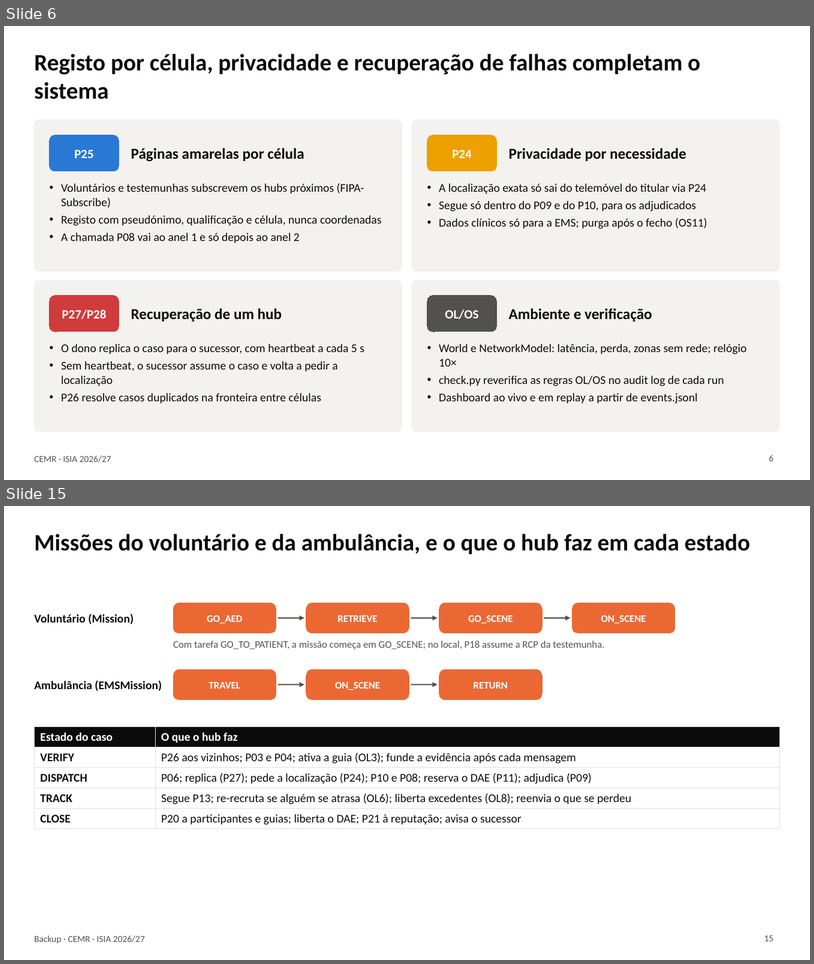
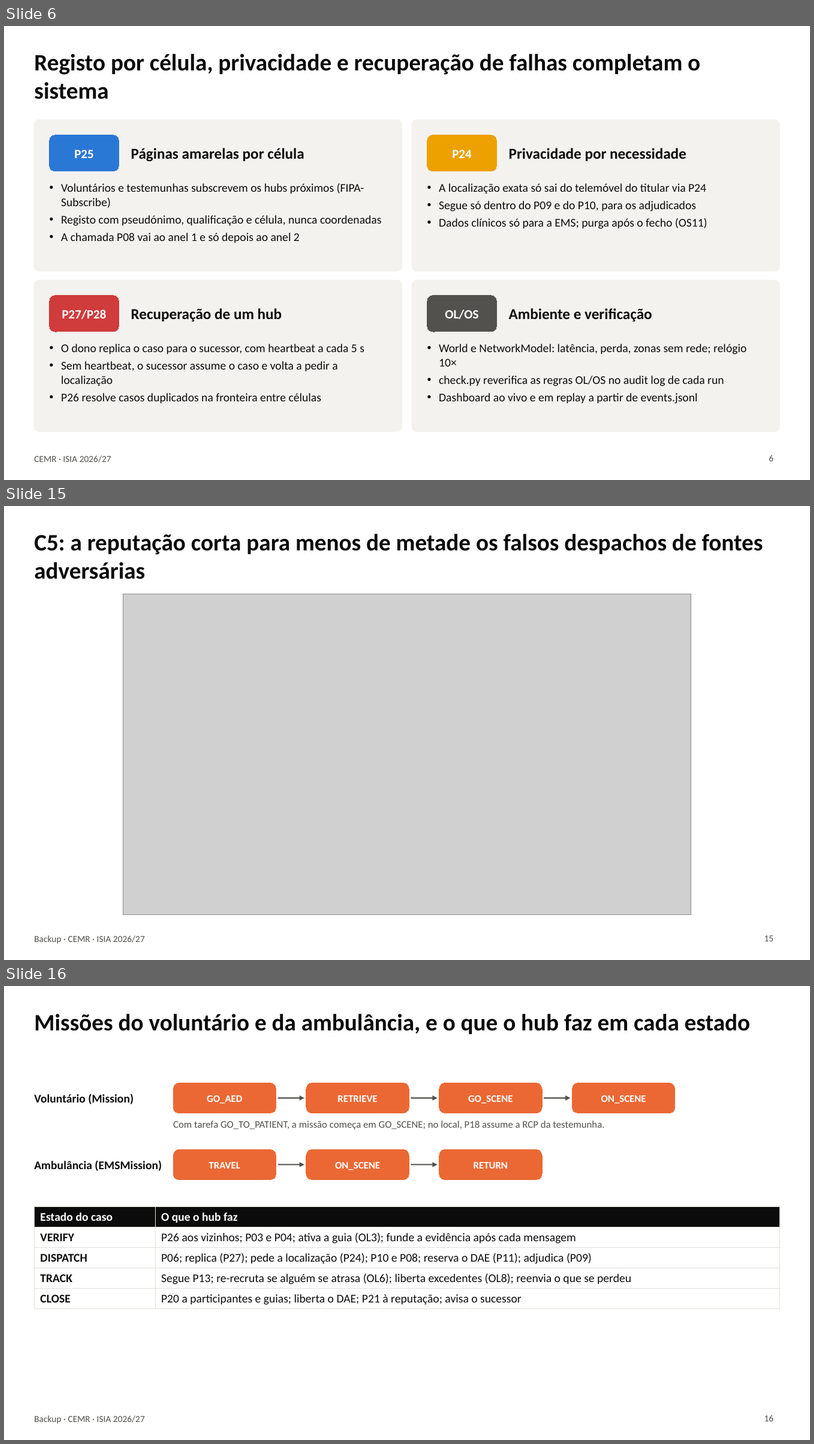
Before and after one commit to rodrigoilde/fcup-isia, a slide deck: slides/apresentacao.pptx. Shown one above the other, each under a label of ours: slides 6 and 15 before the commit, slides 6, 15 and 16 after it; the slides between them are not shown. The pictures are 814x964 and 814x1444 pixels, drawn with LibreOffice and Linux fonts; fonts in the diff are those of the drawing; grey boxes stand for pictures. Boxes give left, top, right and bottom in pixels: in the first picture for what was removed or moved away, otherwise in the second. Text is boxed around its words. In the diff, an @@ line names an element or a change of style, - is before the commit and + after.

```diff
--- a/slides/apresentacao.pptx
+++ b/slides/apresentacao.pptx
@@ slide 15 added at (x1=4, y1=506, x2=810, y2=960), background #FFFFFF; not listed: 1 template element that a slide beside it also shows @@
@@ title added at (x1=34, y1=534, x2=764, y2=579), 28 pt, text #0B0B0B, bold @@
+C5: a reputação corta para menos de metade os falsos despachos de fontes adversárias
@@ picture added at (x1=123, y1=594, x2=692, y2=915) @@
@@ page number added at (x1=765, y1=935, x2=774, y2=941), 11 pt, text #52514E @@
+15
@@ what was slide 15 is now slide 16 @@
@@ page number at (x1=765, y1=1414, x2=774, y2=1421): text changed @@
-15
+16
```
Also in this commit, not shown: 9 slides changed, 1 other slide added, 1 other file.
